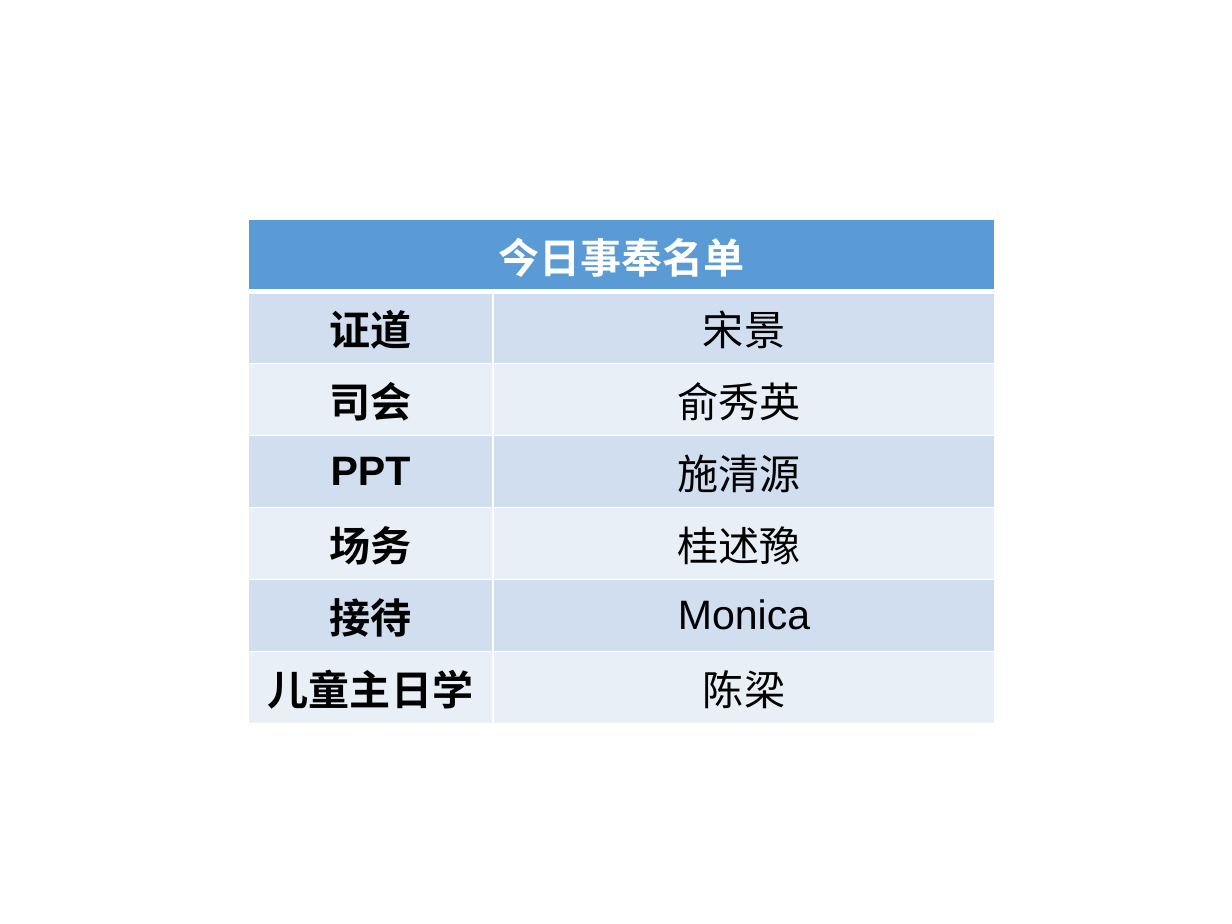
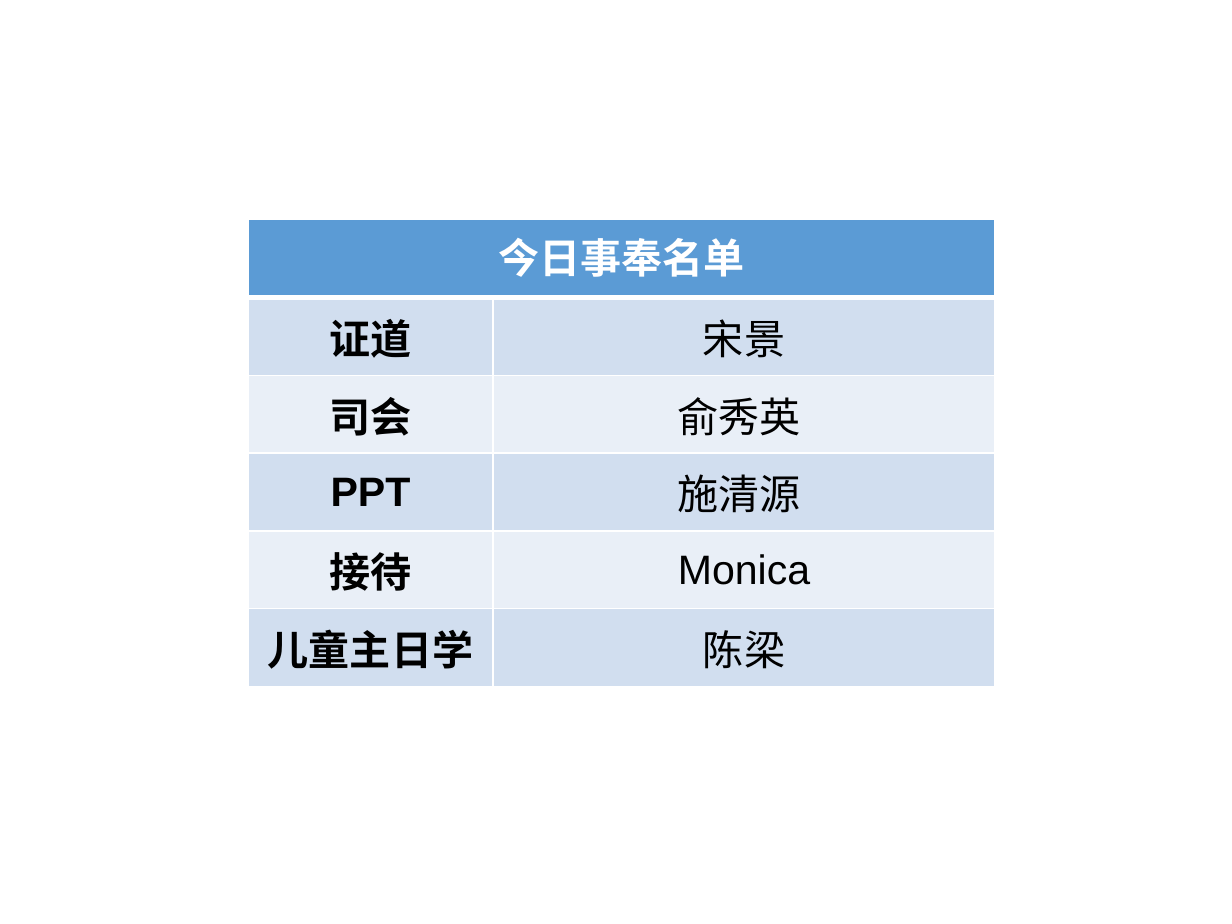
Before and after one commit to handeesome/ccg-bremen-auto-pptx, a slide deck: slide 1 of docs/template.pptx. Drawn at 1232x924 pixels with LibreOffice and Linux fonts; fonts in the diff are those of the drawing; background and template pictures are left out. Boxes give left, top, right and bottom in pixels: in the first picture for what was removed or moved away, otherwise in the second. Text is boxed around its words. In the diff, an @@ line names an element or a change of style, - is before the commit and + after.

```diff
--- a/docs/template.pptx
+++ b/docs/template.pptx
@@ table at [248, 219, 995, 686] @@
-row 5: 场务 | 桂述豫
```
Also in this commit, not shown: 5 other files.
